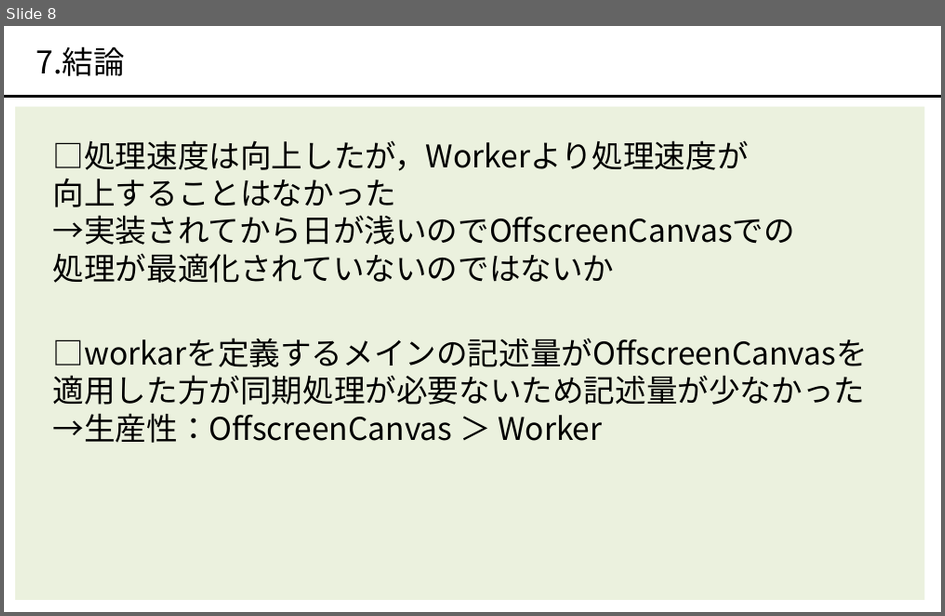
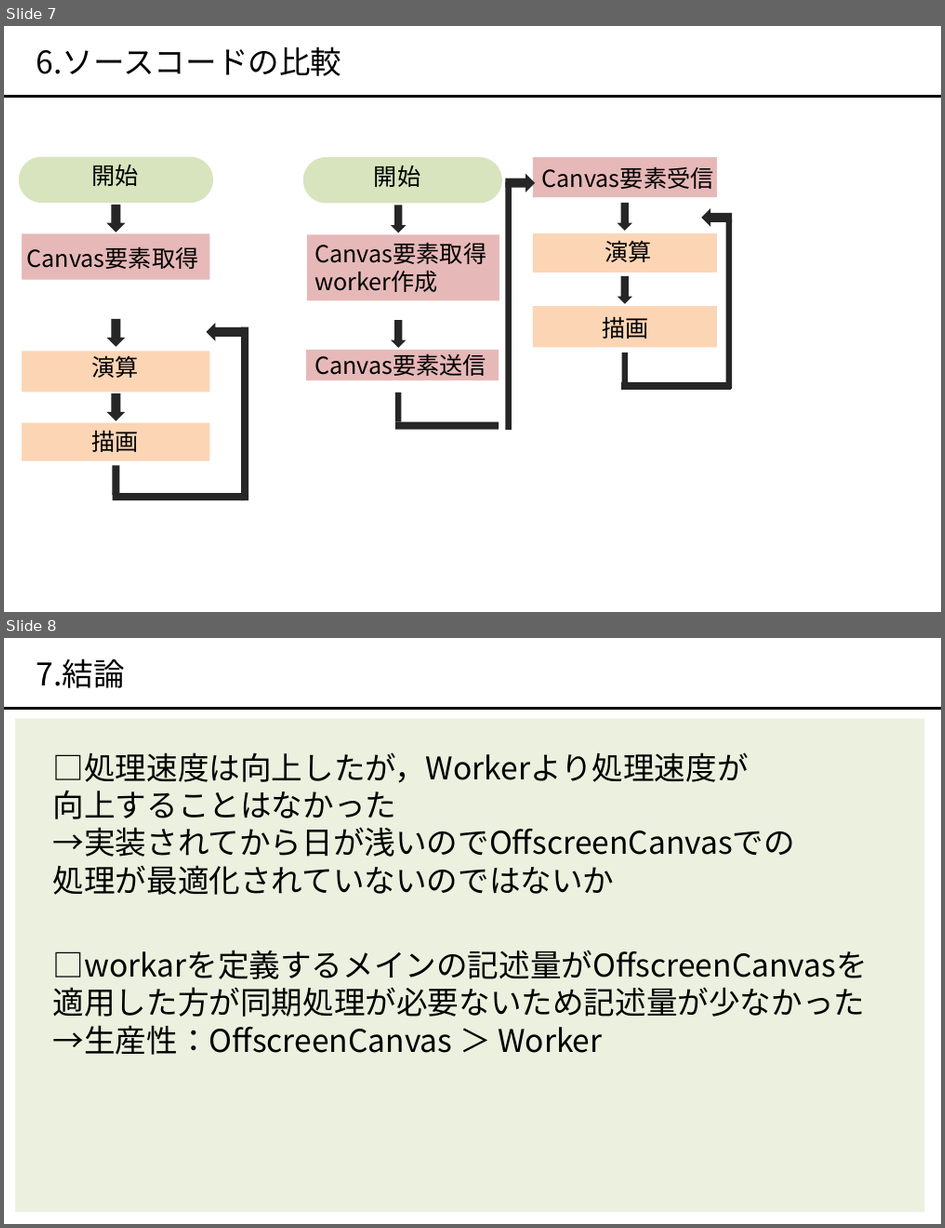
Before and after one commit to okmtaoo/-, a slide deck: presentation/出す.pptx. Shown one above the other, each under a label of ours: slide 8 before the commit, slides 7 and 8 after it. The pictures are 945x616 and 945x1228 pixels, drawn with LibreOffice and Linux fonts; fonts in the diff are those of the drawing. Boxes give left, top, right and bottom in pixels: in the first picture for what was removed or moved away, otherwise in the second. Text is boxed around its words. In the diff, an @@ line names an element or a change of style, - is before the commit and + after.

```diff
--- a/presentation/出す.pptx
+++ b/presentation/出す.pptx
@@ slide 7 added at <box>4,26,941,612</box>, background #FFFFFF @@
@@ text added at <box>37,46,343,76</box>, 24 pt, text #000000 @@
+6.ソースコードの比較
@@ line added from (4, 97) to (941, 97), #000000 2 pt @@
@@ group added at <box>303,157,732,430</box>: 11 rectangles, 6 texts, 6 down arrows, 1 rounded rectangle @@
+Canvas要素取得
+worker作成
+Canvas要素送信
+Canvas要素受信
+演算
+描画
+開始
@@ group added at <box>19,157,249,500</box>: 6 rectangles, 4 texts, 4 down arrows, 1 rounded rectangle @@
+開始
+Canvas要素取得
+演算
+描画
```
Also in this commit, not shown: 6 slides changed, 1 slide removed, 2 other files.
